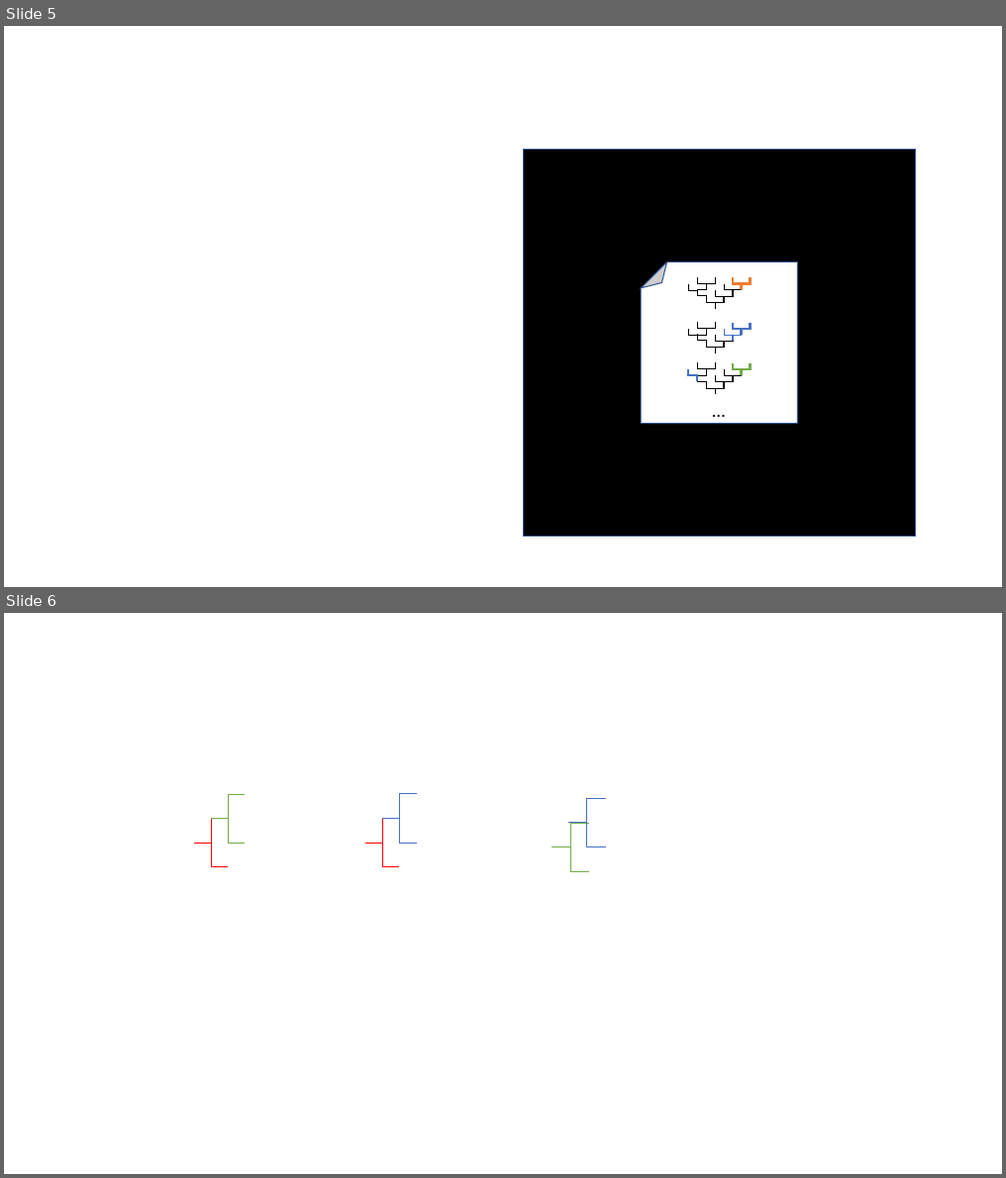
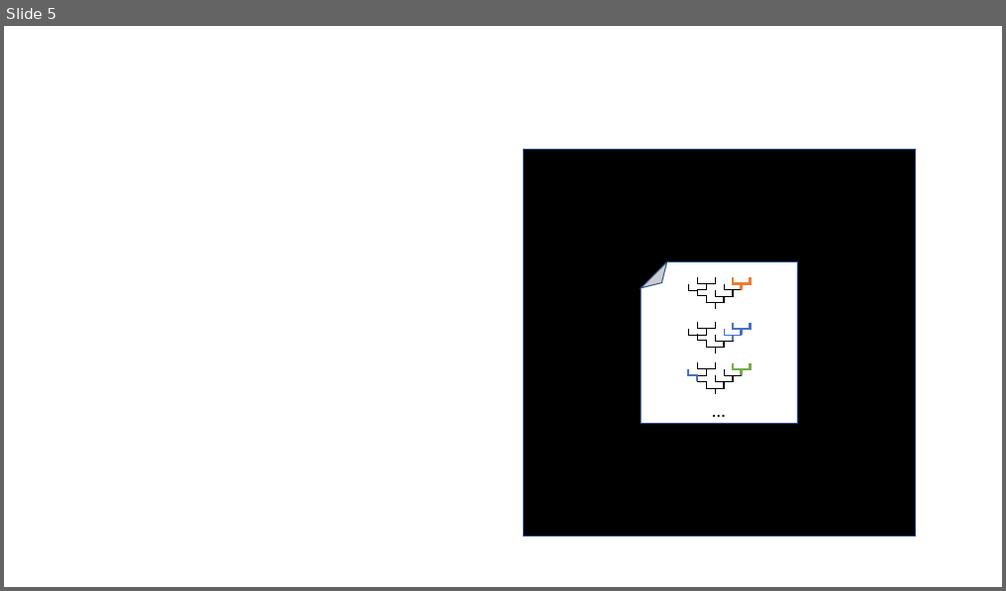
Before and after one commit to Teuira/fitmodelqt, a slide deck: src/assets/Assets.pptx. Shown one above the other, each under a label of ours: slides 5 and 6 before the commit, slide 5 after it. The pictures are 1006x1178 and 1006x591 pixels, drawn with LibreOffice and Linux fonts; fonts in the diff are those of the drawing. Boxes give left, top, right and bottom in pixels: in the first picture for what was removed or moved away, otherwise in the second. Text is boxed around its words. In the diff, an @@ line names an element or a change of style, - is before the commit and + after.

```diff
--- a/src/assets/Assets.pptx
+++ b/src/assets/Assets.pptx
@@ slide 6 removed at (4, 613, 1002, 1174), background #FFFFFF @@
@@ group removed at (194, 794, 245, 867): 4 elbow lines @@
@@ group removed at (365, 794, 417, 867): 4 elbow lines @@
@@ group removed at (552, 799, 606, 871): 4 elbow lines @@
```
Also in this commit, not shown: 2 slides added, 1 other slide removed, 13 other files.
